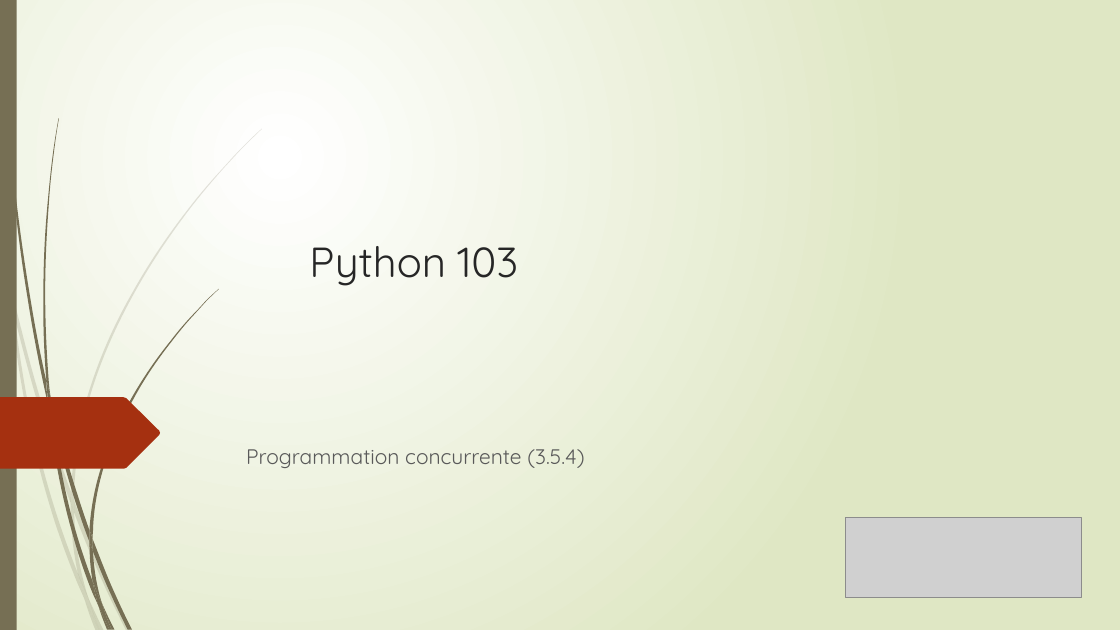
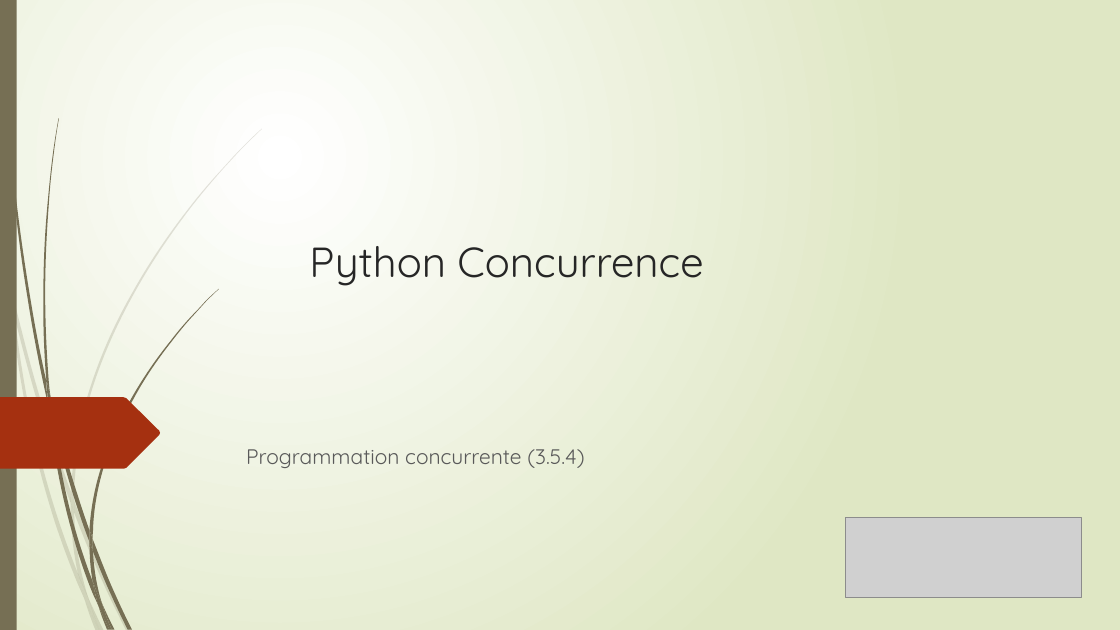
Before and after one commit to VikmanTheRacoon/learning-python, a slide deck: slide 1 of documentations/python-concurrency.pptx. Drawn at 1120x630 pixels with LibreOffice and Linux fonts; fonts in the diff are those of the drawing; grey boxes stand for pictures. Boxes give left, top, right and bottom in pixels: in the first picture for what was removed or moved away, otherwise in the second. Text is boxed around its words. In the diff, an @@ line names an element or a change of style, - is before the commit and + after.

```diff
--- a/documentations/python-concurrency.pptx
+++ b/documentations/python-concurrency.pptx
@@ title at bbox=[309, 246, 703, 286]: text changed @@
-Python 103
+Python Concurrence
```
Also in this commit, not shown: 1 other file.
